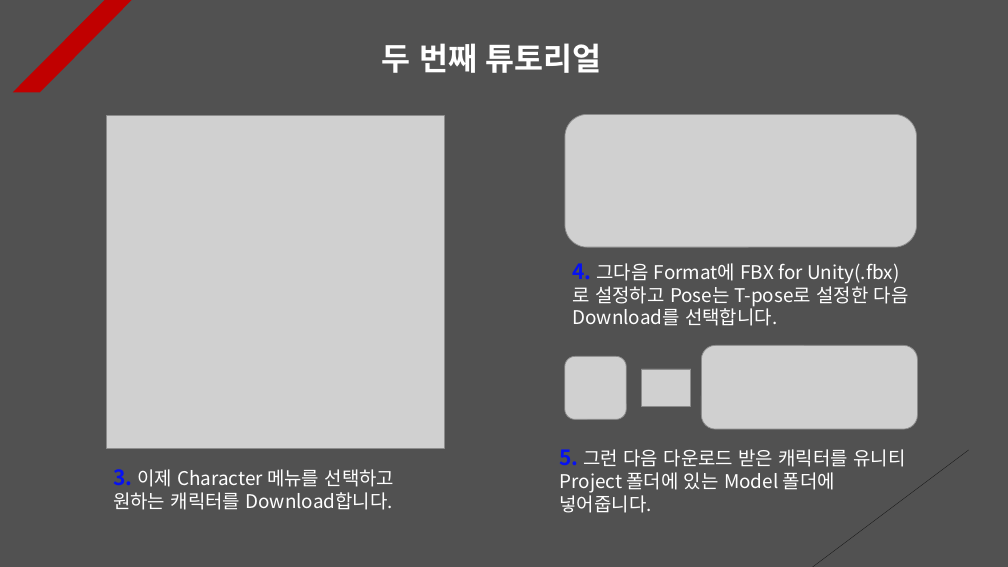
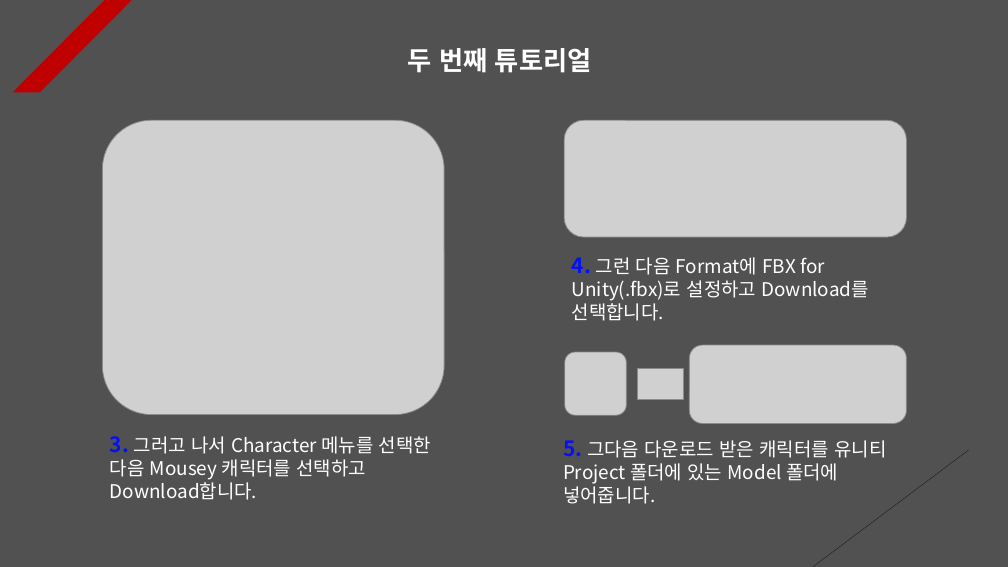
Before and after one commit to Unity2033/3D-UnityEngine, a slide deck: slide 2 of Assets/Class/Animation Retargeting/PPT Data/Animation Retargeting Example.pptx. Drawn at 1008x567 pixels with LibreOffice and Linux fonts; fonts in the diff are those of the drawing; grey boxes stand for pictures. Boxes give left, top, right and bottom in pixels: in the first picture for what was removed or moved away, otherwise in the second. Text is boxed around its words. In the diff, an @@ line names an element or a change of style, - is before the commit and + after.

```diff
--- a/Assets/Class/Animation Retargeting/PPT Data/Animation Retargeting Example.pptx
+++ b/Assets/Class/Animation Retargeting/PPT Data/Animation Retargeting Example.pptx
@@ text "두 번째 튜토리얼" at <box>408,48,591,73</box>: size 30 to 25 pt; alignment left to centre @@
@@ picture: place and size @@
-picture at <box>107,115,445,448</box>
+picture at <box>102,120,444,414</box>
@@ picture: place and size @@
-picture at <box>565,114,917,247</box>
+picture at <box>564,120,907,237</box>
@@ text at <box>572,257,868,321</box>: text changed @@
-4. 그다음 Format에 FBX for Unity(.fbx)로 설정하고 Pose는 T-pose로 설정한 다음 Download를 선택합니다.
+4. 그런 다음 Format에 FBX for Unity(.fbx)로 설정하고 Download를 선택합니다.
@@ picture: place and size @@
-picture at <box>565,356,626,419</box>
+picture at <box>565,352,626,415</box>
@@ picture: place and size @@
-picture at <box>702,346,918,430</box>
+picture at <box>690,345,907,423</box>
@@ picture: place and size @@
-picture at <box>641,369,690,406</box>
+picture at <box>637,368,684,399</box>
@@ text at <box>110,436,431,500</box>: text changed @@
-3. 이제 Character 메뉴를 선택하고 원하는 캐릭터를 Download합니다.
+3. 그러고 나서 Character 메뉴를 선택한 다음 Mousey 캐릭터를 선택하고 Download합니다.
@@ text at <box>563,440,886,504</box>: text changed @@
-5. 그런 다음 다운로드 받은 캐릭터를 유니티 Project 폴더에 있는 Model 폴더에 넣어줍니다.
+5. 그다음 다운로드 받은 캐릭터를 유니티 Project 폴더에 있는 Model 폴더에 넣어줍니다.
```
Also in this commit, not shown: 13 other slides changed, 15 other files.
